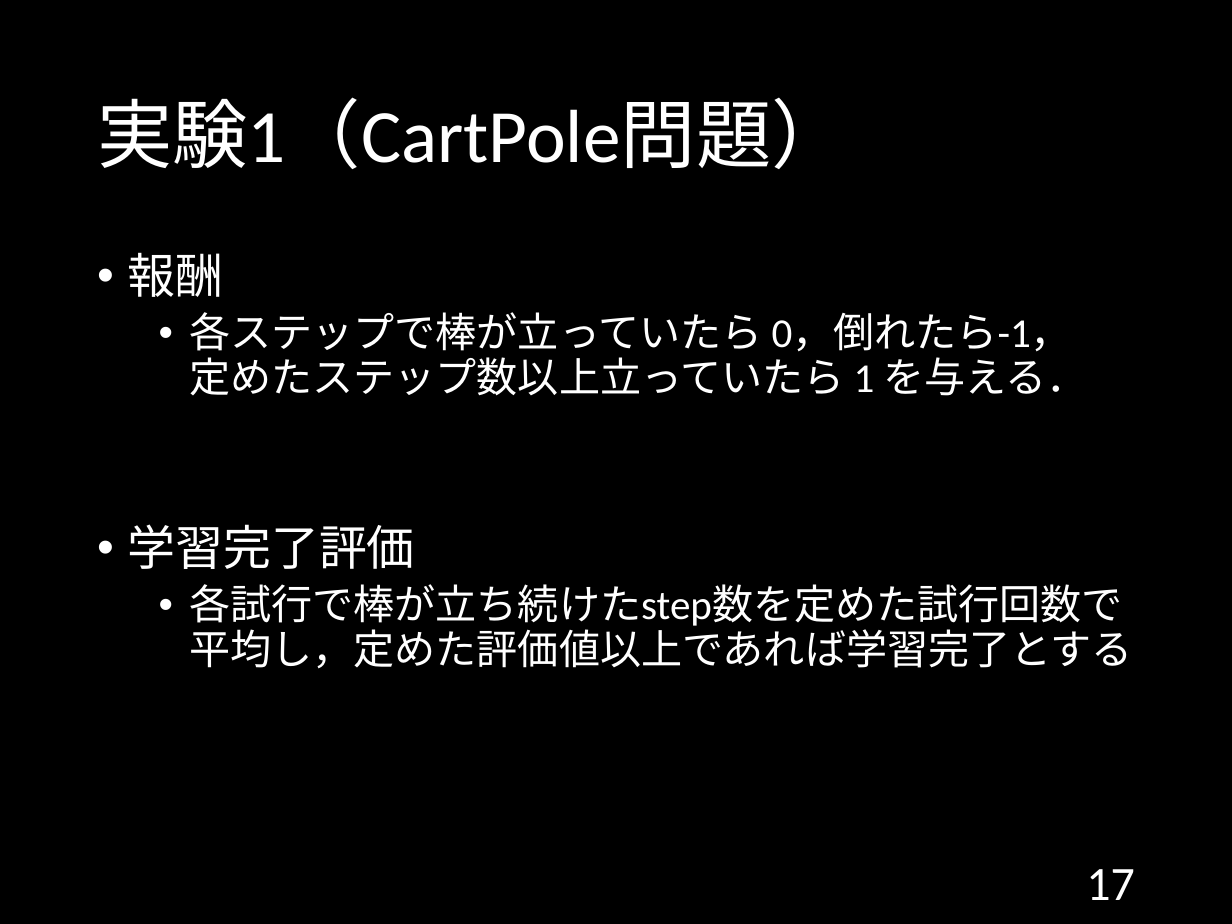
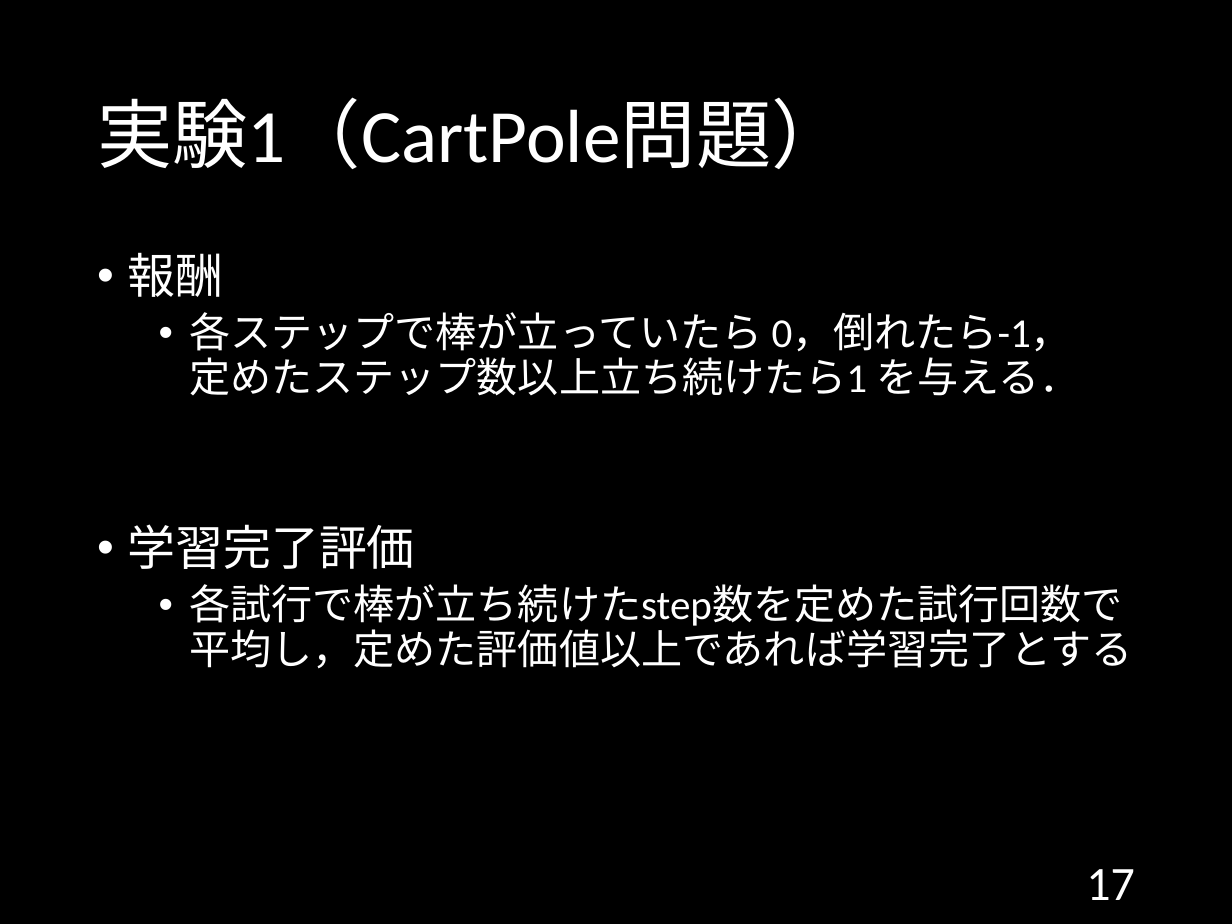
Before and after one commit to 1g-hub/ozeki, a slide deck: slide 17 of B3/情報工学実験II_発表資料.pptx. Drawn at 1232x924 pixels with LibreOffice and Linux fonts; fonts in the diff are those of the drawing. Boxes give left, top, right and bottom in pixels: in the first picture for what was removed or moved away, otherwise in the second. Text is boxed around its words. In the diff, an @@ line names an element or a change of style, - is before the commit and + after.

```diff
--- a/B3/情報工学実験II_発表資料.pptx
+++ b/B3/情報工学実験II_発表資料.pptx
@@ text at (189, 312, 1081, 396): text changed @@
-  • 各ステップで棒が立っていたら 0，倒れたら-1，
-    定めたステップ数以上立っていたら 1 を与える．
+  • 各ステップで棒が立っていたら 0，倒れたら-1，
+    定めたステップ数以上立ち続けたら1 を与える．
```
Also in this commit, not shown: 4 other slides changed.
